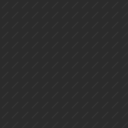
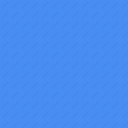
Layered file, before and after one edit (w=128, h=128). Changes by layer:
added layer "bg Blue" above "bg copy" over (0, 0, 128, 128)
hid "bg" over (0, 0, 128, 128)
